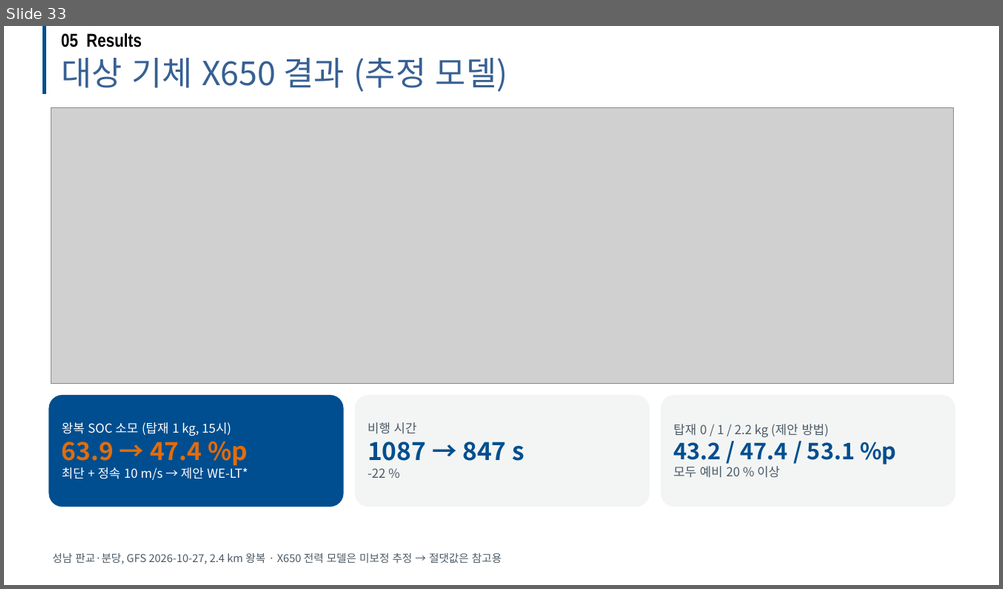
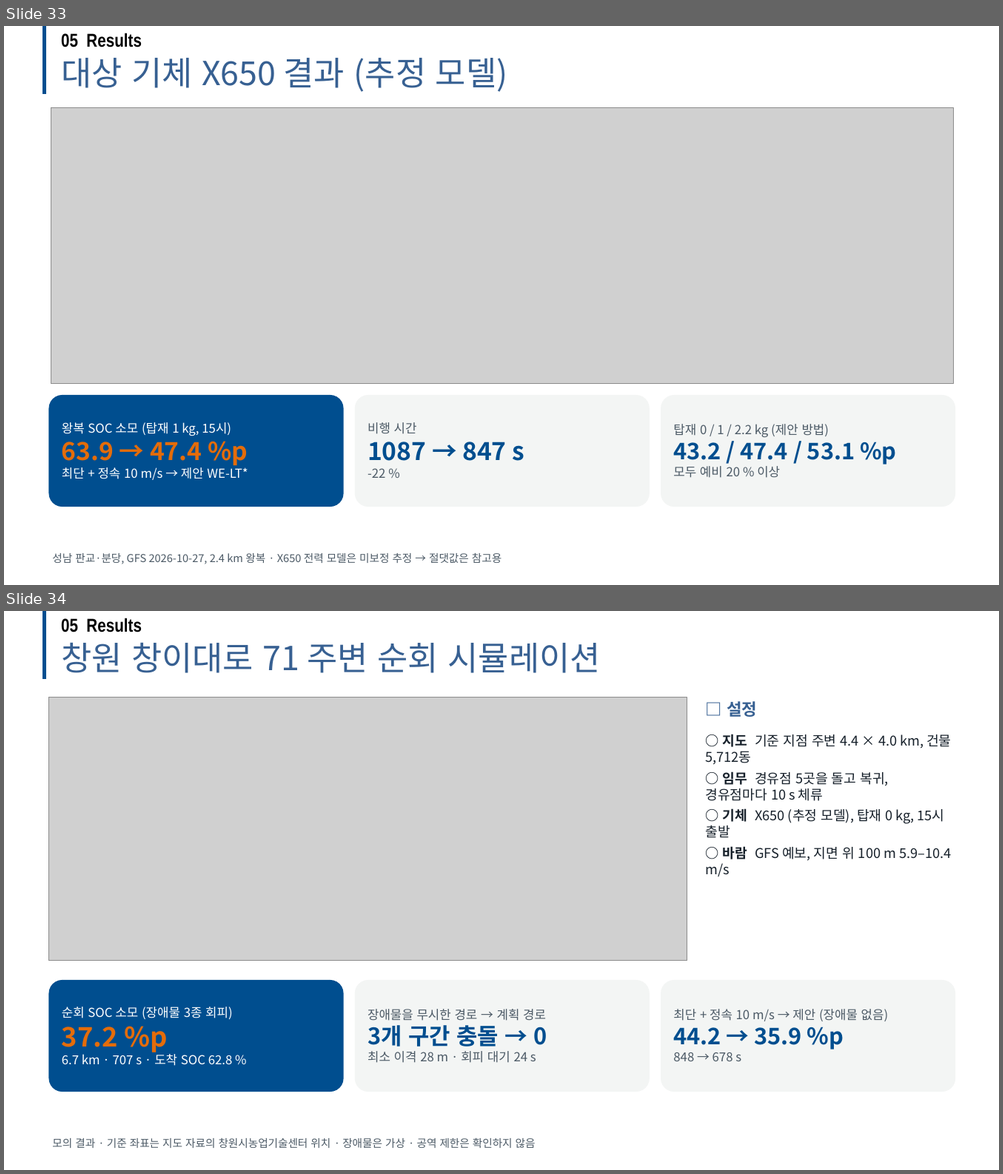
Before and after one commit to dnfl5345/Drone_path_opt, a slide deck: docs/drone_soc_academic_talk.pptx. Shown one above the other, each under a label of ours: slide 33 before the commit, slides 33 and 34 after it. The pictures are 1003x589 and 1003x1174 pixels, drawn with LibreOffice and Linux fonts; fonts in the diff are those of the drawing; grey boxes stand for pictures; background and template pictures are left out. Boxes give left, top, right and bottom in pixels: in the first picture for what was removed or moved away, otherwise in the second. Text is boxed around its words. In the diff, an @@ line names an element or a change of style, - is before the commit and + after.

```diff
--- a/docs/drone_soc_academic_talk.pptx
+++ b/docs/drone_soc_academic_talk.pptx
@@ slide 34 added at (x1=4, y1=611, x2=999, y2=1170), background #FFFFFF @@
@@ line added from (44, 611) to (44, 680), #004E8F 3.5 pt @@
@@ text added at (x1=61, y1=618, x2=142, y2=632), 18 pt, text #000000, bold @@
+05 Results
@@ text added at (x1=61, y1=642, x2=600, y2=673), 32 pt, text #376092 @@
+창원 창이대로 71 주변 순회 시뮬레이션
@@ picture added at (x1=48, y1=698, x2=687, y2=961) @@
@@ text added at (x1=726, y1=701, x2=757, y2=717), 16 pt, text #376092, bold @@
+□ 설정
@@ text added at (x1=705, y1=734, x2=950, y2=877), 13 pt, text #16202A @@
+○ 지도 기준 지점 주변 4.4 × 4.0 km, 건물 5,712동
+○ 임무 경유점 5곳을 돌고 복귀, 경유점마다 10 s 체류
+○ 기체 X650 (추정 모델), 탑재 0 kg, 15시 출발
+○ 바람 GFS 예보, 지면 위 100 m 5.9–10.4 m/s
@@ rounded rectangle added at (x1=48, y1=980, x2=344, y2=1092), fill #004E8F, 12 pt, text #FFFFFF @@
+순회 SOC 소모 (장애물 3종 회피)
+37.2 %p
+6.7 km · 707 s · 도착 SOC 62.8 %
@@ rounded rectangle added at (x1=355, y1=980, x2=649, y2=1092), fill #F3F5F4, 12 pt, text #4C5A66 @@
+장애물을 무시한 경로 → 계획 경로
+3개 구간 충돌 → 0
+최소 이격 28 m · 회피 대기 24 s
@@ rounded rectangle added at (x1=660, y1=980, x2=956, y2=1092), fill #F3F5F4, 12 pt, text #4C5A66 @@
+최단 + 정속 10 m/s → 제안 (장애물 없음)
+44.2 → 35.9 %p
+848 → 678 s
@@ text added at (x1=52, y1=1138, x2=535, y2=1148), 10.5 pt, text #4C5A66 @@
+모의 결과 · 기준 좌표는 지도 자료의 창원시농업기술센터 위치 · 장애물은 가상 · 공역 제한은 확인하지 않음
```
Also in this commit, not shown: 4 slides changed, 1 other slide added, 1 other file.
